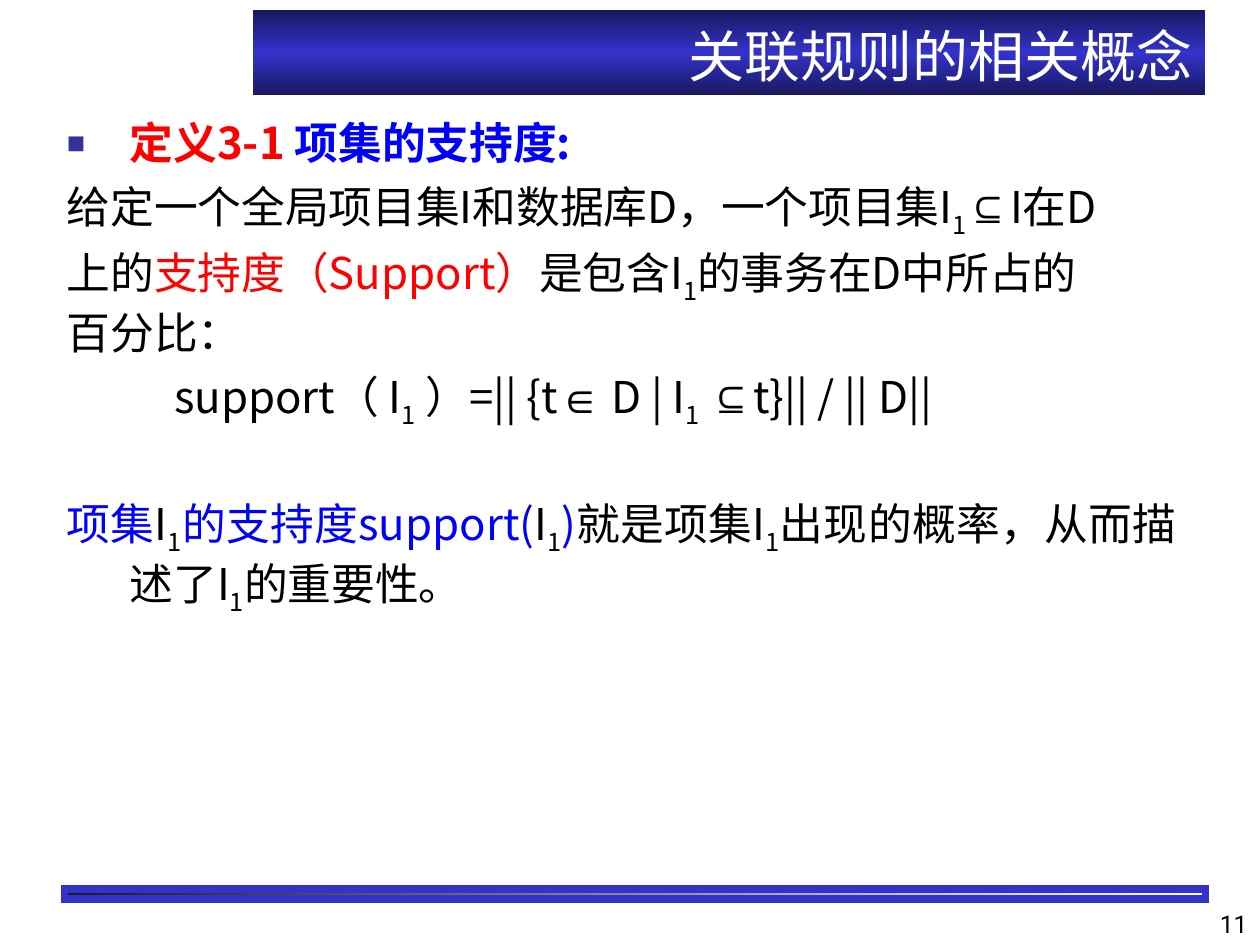
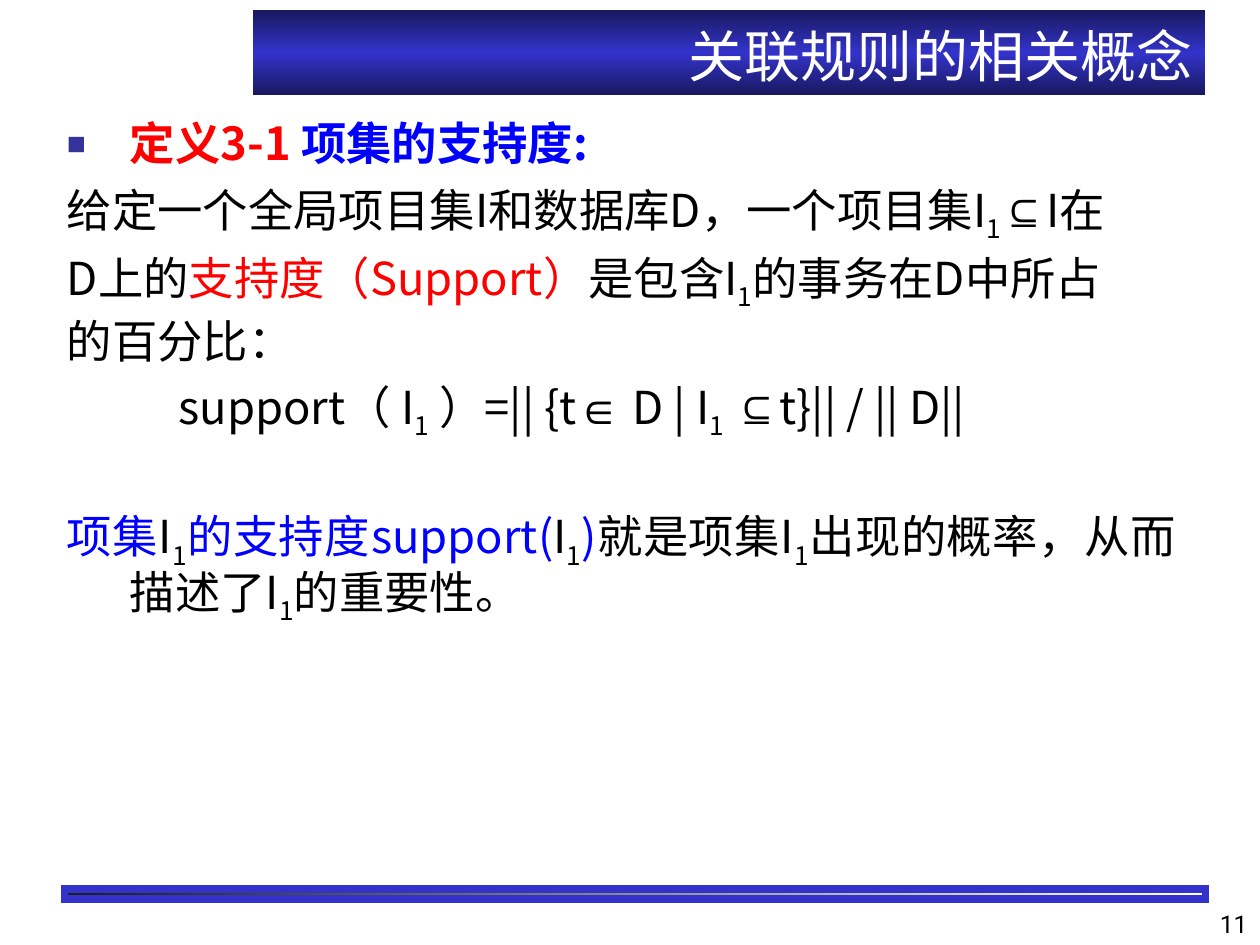
Before and after one commit to shfkuang/shfkuang.github.io, a slide deck: slide 11 of dm/ch3.1.ppt. Drawn at 1260x945 pixels with LibreOffice and Linux fonts; fonts in the diff are those of the drawing; background and template pictures are left out. Boxes give left, top, right and bottom in pixels: in the first picture for what was removed or moved away, otherwise in the second. Text is boxed around its words. In the diff, an @@ line names an element or a change of style, - is before the commit and + after.

```diff
--- a/dm/ch3.1.ppt
+++ b/dm/ch3.1.ppt
@@ text at [67, 121, 1175, 613]: size 25 to 25.9 pt in "定义3-1 项集的支持度:", "support（ I1 ）=|| {t∈ D | I1 ...", "项集I1的支持度support(I1)就是项集I1出现的概率，从而描述了I1的重要性。"; less space between paragraphs @@
@@ text at [67, 188, 1105, 362]: text changed; size 25 to 25.9 pt @@
-给定一个全局项目集I和数据库D，一个项目集I1⊆I在D
-上的支持度（Support）是包含I1的事务在D中所占的
-百分比：
+给定一个全局项目集I和数据库D，一个项目集I1⊆I在
+D上的支持度（Support）是包含I1的事务在D中所占
+的百分比：
```
Also in this commit, not shown: 3 other slides changed, 2 slides added, 4 other files.
